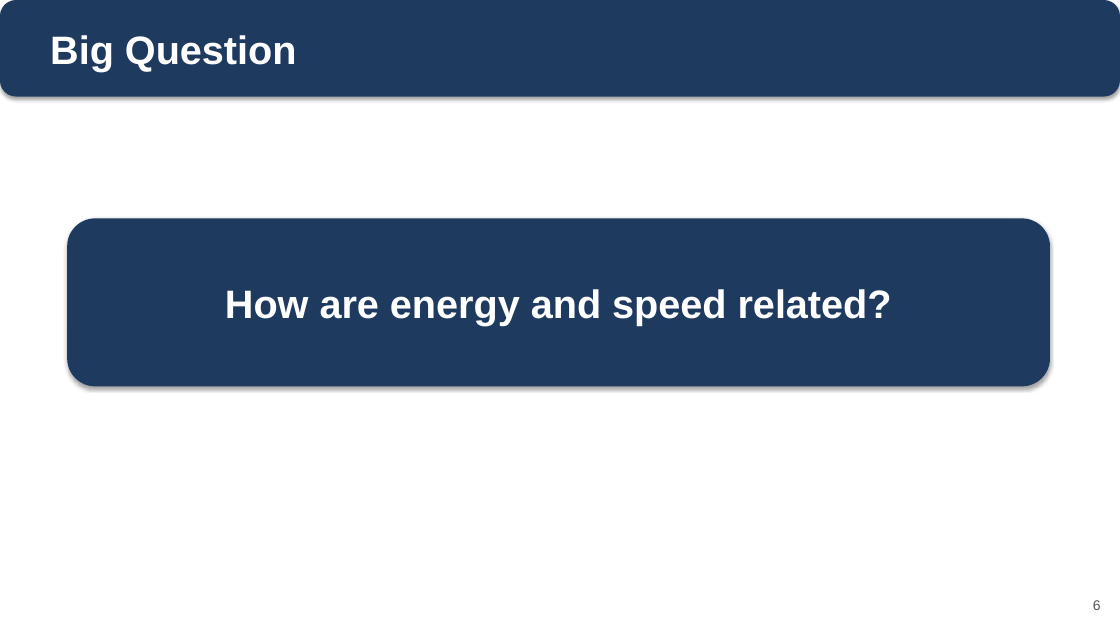
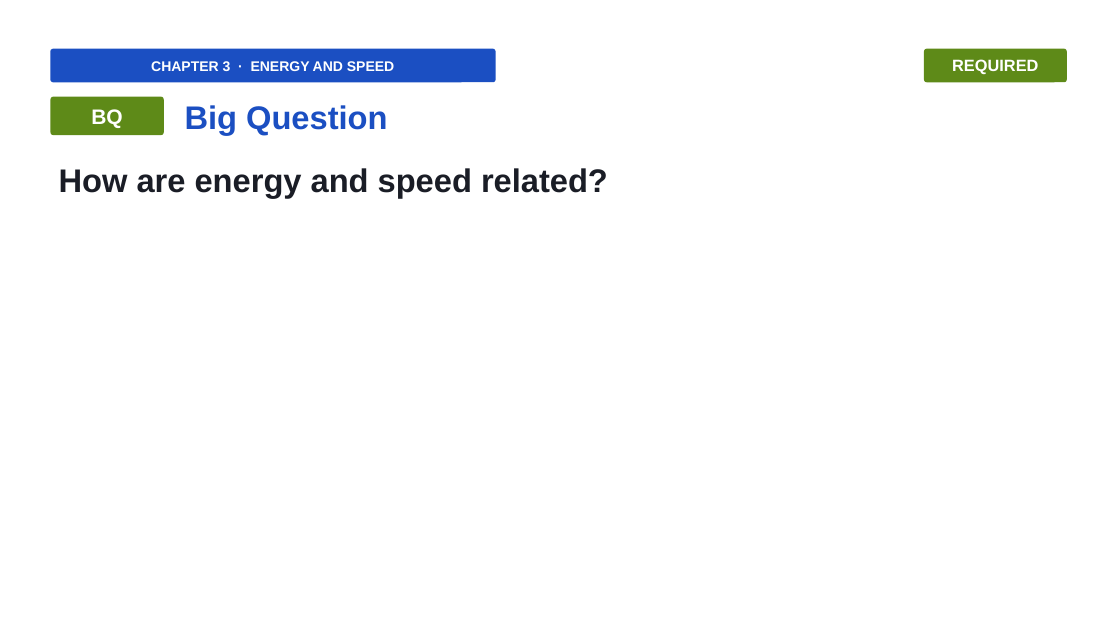
Before and after one commit to owenreagan-cyber/grade-4-energy-transfer-transformation, a slide deck: slide 22 of production/slides/03-ch3-energy-speed-slides.pptx (slide 6 before the commit). Drawn at 1120x630 pixels with LibreOffice and Linux fonts; fonts in the diff are those of the drawing. Boxes give left, top, right and bottom in pixels: in the first picture for what was removed or moved away, otherwise in the second. Text is boxed around its words. In the diff, an @@ line names an element or a change of style, - is before the commit and + after.

```diff
--- a/production/slides/03-ch3-energy-speed-slides.pptx
+++ b/production/slides/03-ch3-energy-speed-slides.pptx
@@ rounded rectangle removed at (0,0,1120,97) @@
@@ rounded rectangle added at (50,49,496,82), fill #1B4FC2, 12 pt, text #FFFFFF, bold @@
+CHAPTER 3 · ENERGY AND SPEED
@@ rounded rectangle added at (924,49,1067,82), fill #5E8A18, 14 pt, text #FFFFFF, bold @@
+REQUIRED
@@ rounded rectangle added at (50,97,164,135), fill #5E8A18, 18 pt, text #FFFFFF, bold @@
+BQ
@@ text "Big Question": place and size @@
-text "Big Question" at (50,35,297,72)
+text "Big Question" at (185,105,387,135)
@@ text "Big Question" at (185,105,387,135): size 34 to 28 pt, text colour #FFFFFF to #1B4FC2; more space between paragraphs; vertical alignment middle to top @@
@@ text "How are energy and speed ...": place and size @@
-text "How are energy and speed ..." at (67,218,1050,386)
+text "How are energy and speed ..." at (59,168,608,198)
@@ text "How are energy and speed ..." at (59,168,608,198): size 34 to 28 pt, text colour #FFFFFF to #1A1D26; alignment centre to left; more space between paragraphs; vertical alignment middle to top; fill #1F3A5F to none; shadow off @@
@@ text removed at (1093,600,1101,610) @@
-6
```
Also in this commit, not shown: 2 other slides changed, 38 slides added, 26 slides removed, 21 other files.
